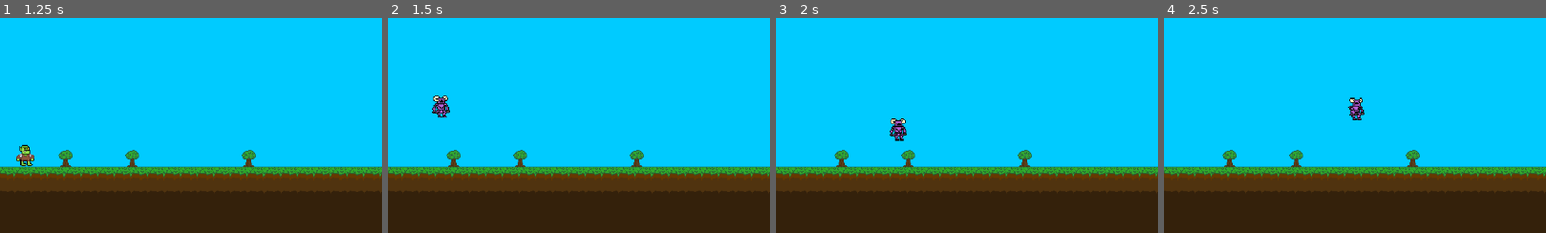
Above: before the commit, frames 1-4 (left to right).
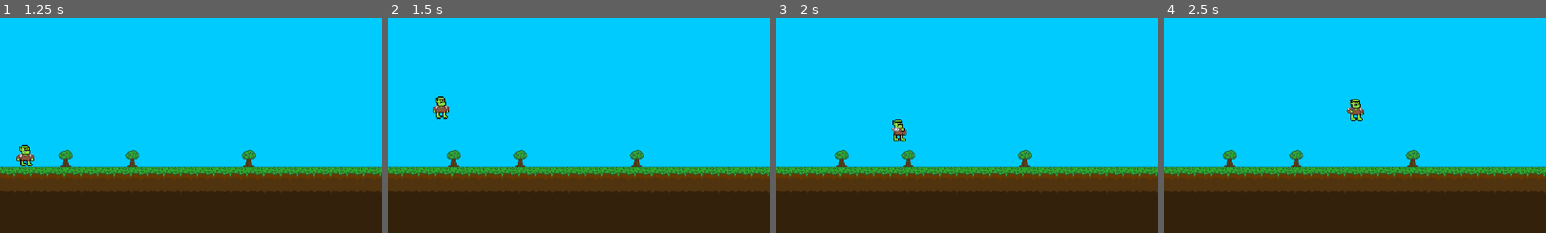
Above: after the commit, the same moments.

Repository: Heigelink/Godot-The-One
Game: Godot game, scene res://scenes/StartMenu.tscn
Two runs of this game, one before a commit and one after it. Both use one fixed random seed, a clock stepped at 60 frames per second and the inputs below. Sound files missing from this copy of the repository are replaced by a short silence.
Inputs (mouse positions are % of the whole screen's width and height, from its top left):
- Up to frame 1 (1.25 s): click "Start" at 0.5 s
- Up to frame 2 (1.5 s): tap Enter (ui_accept) at 1.25 s; move the mouse to (72, 45) at 1.27 s; hold Right (ui_right) from 1.28 s (still down); click (72, 45) at 1.35 s
- Up to frame 3 (2 s): keep holding Right (ui_right); tap Enter (ui_accept) at 1.52 s
- Up to frame 4 (2.5 s): keep holding Right (ui_right); move the mouse to (30, 55) at 2.02 s; click (30, 55) at 2.1 s; tap Enter (ui_accept) at 2.27 s
The pictures show only the part of the screen within x 10-60%, y 39-89%; the shares and areas given below are measured in that part.

Frame 1 is identical in both runs. In frame 2, 0.4% of the frame differs, in the area x 11-17%, y 36-48%; in frame 3, 0.4%, in the area x 29-35%, y 46-58%; in frame 4, 0.4%.

Commit message:
added punch

Diff:
--- a/scenes/goblin.tscn
+++ b/scenes/goblin.tscn
@@ -1,8 +1,8 @@
-[gd_scene load_steps=26 format=3 uid="uid://4yytoyrju3uy"]
+[gd_scene load_steps=27 format=3 uid="uid://4yytoyrju3uy"]
 
 [ext_resource type="Script" uid="uid://bb6hxxrwtlq0u" path="res://Code/goblin.gd" id="1_76chb"]
 [ext_resource type="Texture2D" uid="uid://carvbuawy3byn" path="res://animations/hit-animation-goblin.png" id="2_g1p1y"]
-[ext_resource type="Texture2D" uid="uid://plkomsmb14fx" path="res://animations/reworked knight shovel punch.png" id="2_yyaat"]
+[ext_resource type="Texture2D" uid="uid://bq12cerh1hsrd" path="res://animations/goblin-punch.png" id="2_yyaat"]
 [ext_resource type="Texture2D" uid="uid://8l7bucfv3h67" path="res://animations/goblin-idle.png" id="3_lkl8q"]
 [ext_resource type="Texture2D" uid="uid://c7y0p0ytidvhk" path="res://animations/goblin-fixed-walking.png" id="4_yyaat"]
 [ext_resource type="Texture2D" uid="uid://wi4ji6iyhpor" path="res://animations/goblin-jump-animation.png" id="5_g1p1y"]
@@ -10,15 +10,19 @@
 
 [sub_resource type="AtlasTexture" id="AtlasTexture_u21pb"]
 atlas = ExtResource("2_yyaat")
-region = Rect2(0, 0, 24, 28)
+region = Rect2(0, 0, 32, 32)
 
 [sub_resource type="AtlasTexture" id="AtlasTexture_vho8j"]
 atlas = ExtResource("2_yyaat")
-region = Rect2(24, 0, 24, 28)
+region = Rect2(32, 0, 32, 32)
 
 [sub_resource type="AtlasTexture" id="AtlasTexture_g2t3q"]
 atlas = ExtResource("2_yyaat")
-region = Rect2(48, 0, 24, 28)
+region = Rect2(64, 0, 32, 32)
+
+[sub_resource type="AtlasTexture" id="AtlasTexture_osho7"]
+atlas = ExtResource("2_yyaat")
+region = Rect2(96, 0, 32, 32)
 
 [sub_resource type="AtlasTexture" id="AtlasTexture_mq4fs"]
 atlas = ExtResource("2_g1p1y")
@@ -79,6 +83,9 @@
 }, {
 "duration": 1.0,
 "texture": SubResource("AtlasTexture_g2t3q")
+}, {
+"duration": 1.0,
+"texture": SubResource("AtlasTexture_osho7")
 }],
 "loop": true,
 "name": &"Attack",
Binary file added: animations/goblin-punch.png
Not shown, added: animations/goblin-punch.png.import
